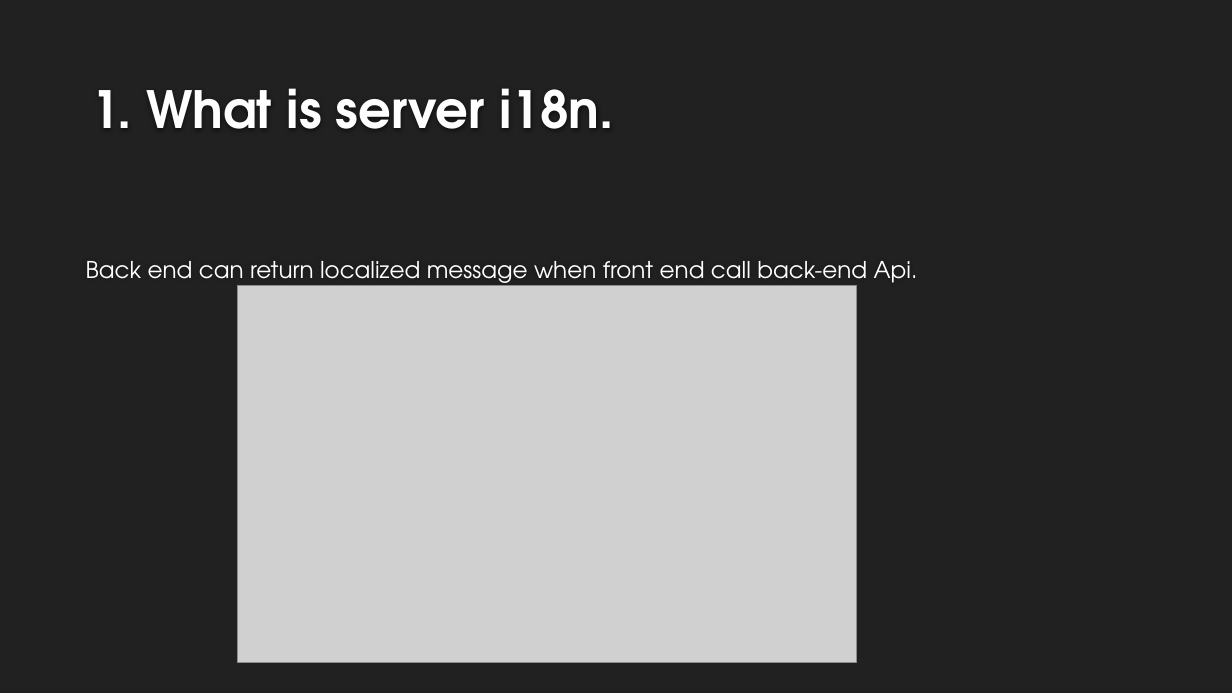
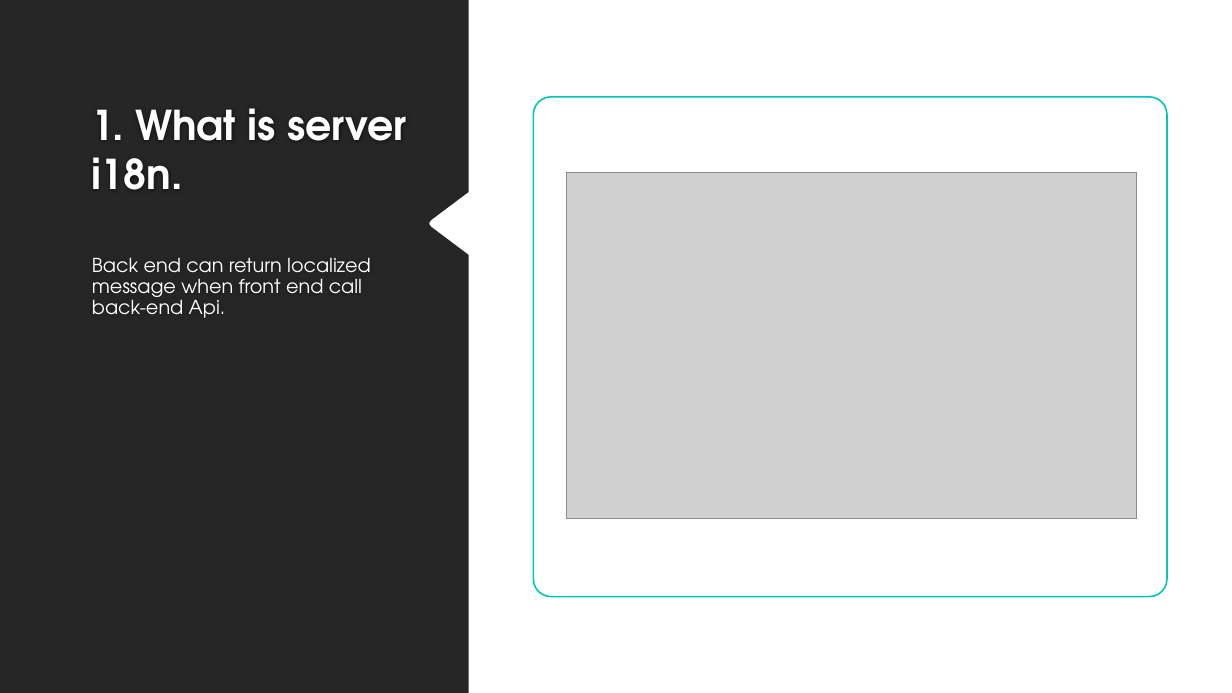
Before and after one commit to langxing6/server_i18n, a slide deck: slide 3 of server i18n.pptx. Drawn at 1232x693 pixels with LibreOffice and Linux fonts; fonts in the diff are those of the drawing; grey boxes stand for pictures; background and template pictures are left out. Boxes give left, top, right and bottom in pixels: in the first picture for what was removed or moved away, otherwise in the second. Text is boxed around its words. In the diff, an @@ line names an element or a change of style, - is before the commit and + after.

Commit message:
0801 update image.

```diff
--- a/server i18n.pptx
+++ b/server i18n.pptx
@@ background #212121 to #FFFFFF @@
@@ freeform shape added at (0,0,469,693), fill #262626 @@
@@ title "1. What is server i18n." at (91,108,406,190): size 40 to 32 pt @@
@@ rounded rectangle added at (533,97,1167,597), fill #FFFFFF, outline #00C6BB 1.25 pt @@
@@ picture: place and size @@
-picture at (238,286,858,662)
+picture at (567,173,1137,519)
@@ text "Back end can return localized ..." at (92,257,371,318): size 18 to 15 pt; line spacing 1 to 0.9 @@
```
Also in this commit, not shown: 3 other slides changed, 1 slide added.
